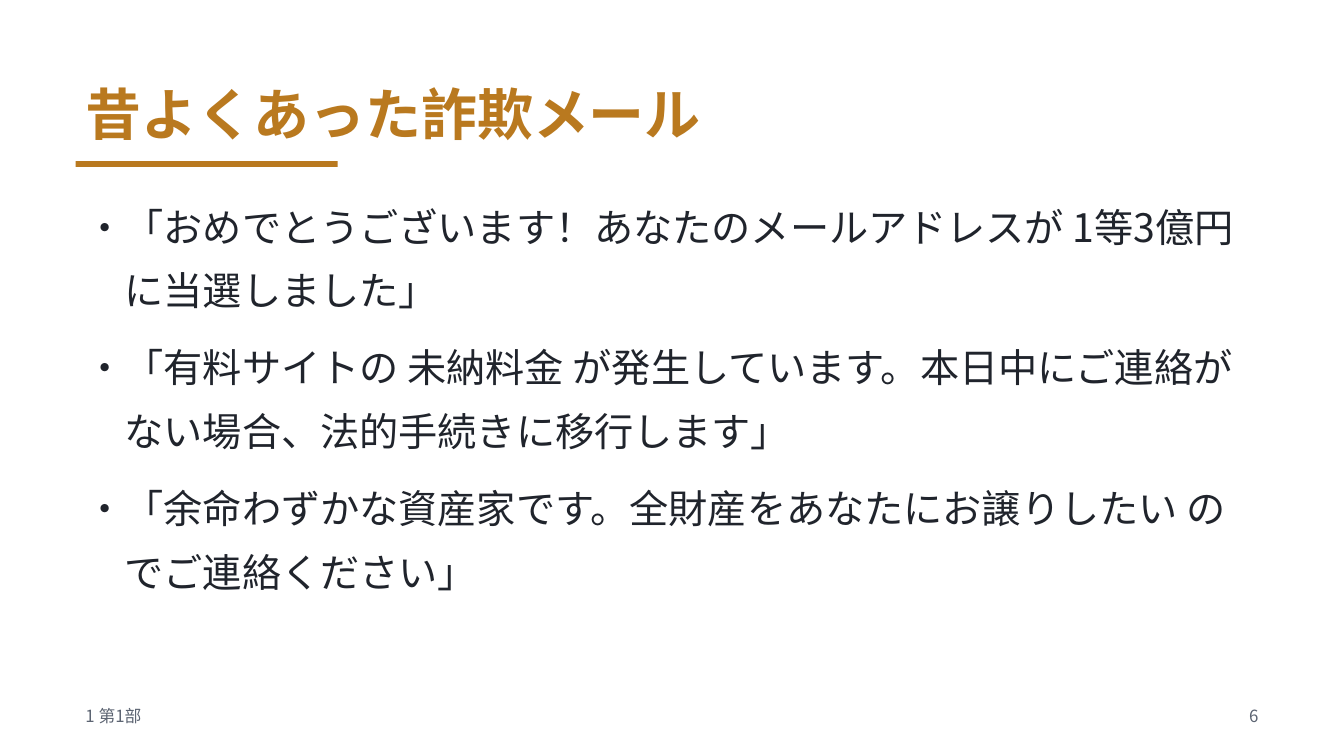
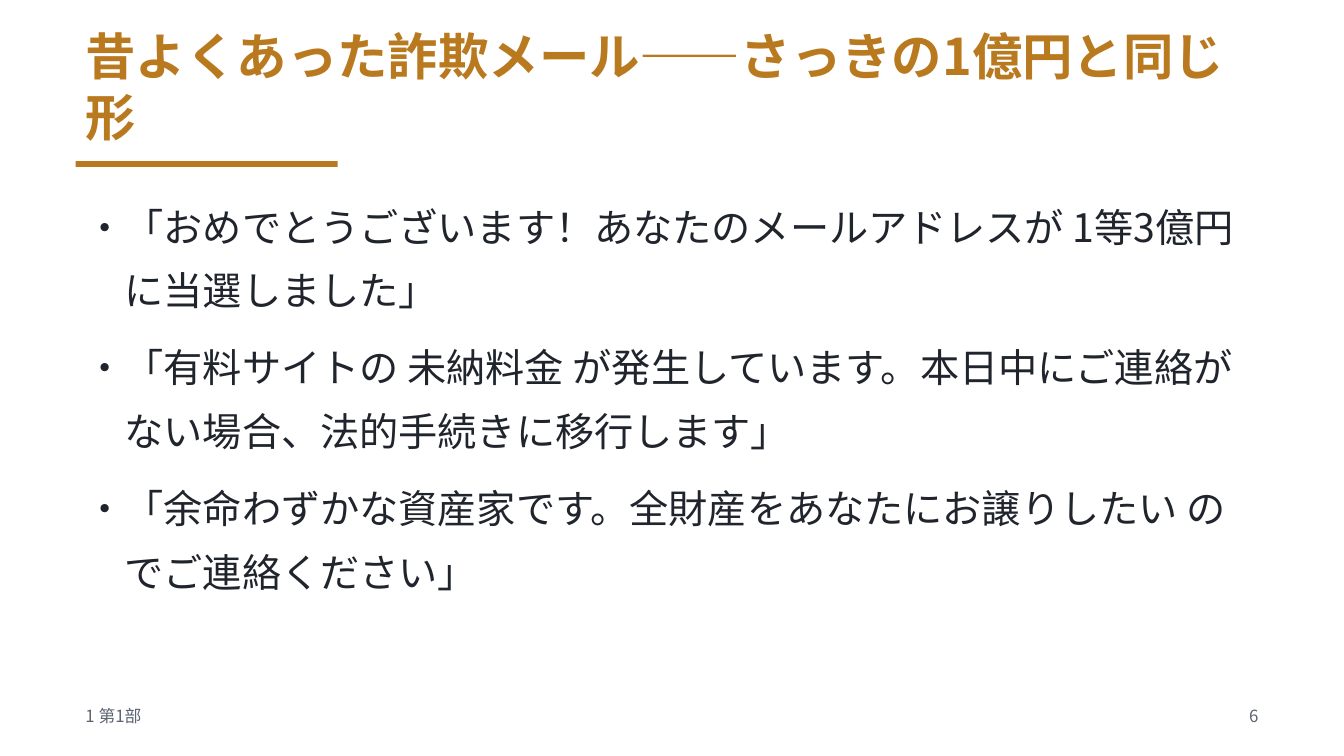
Before and after one commit to meitekku/deepfake-talk-v2, a slide deck: slide 6 of slides/deepfake-talk.pptx. Drawn at 1344x756 pixels with LibreOffice and Linux fonts; fonts in the diff are those of the drawing. Boxes give left, top, right and bottom in pixels: in the first picture for what was removed or moved away, otherwise in the second. Text is boxed around its words. In the diff, an @@ line names an element or a change of style, - is before the commit and + after.

Commit message:
スライド単体で意味が通るよう補強: 香港の極秘メール文脈・選別装置の因果・統計の母集団・#9110説明ほか(codex検収反映)

```diff
--- a/slides/deepfake-talk.pptx
+++ b/slides/deepfake-talk.pptx
@@ text at box(85, 32, 1224, 80): text changed; size 40 to 36 pt @@
-昔よくあった詐欺メール
+昔よくあった詐欺メール——さっきの1億円と同じ形
```
Also in this commit, not shown: 11 other slides changed, 4 other files.
